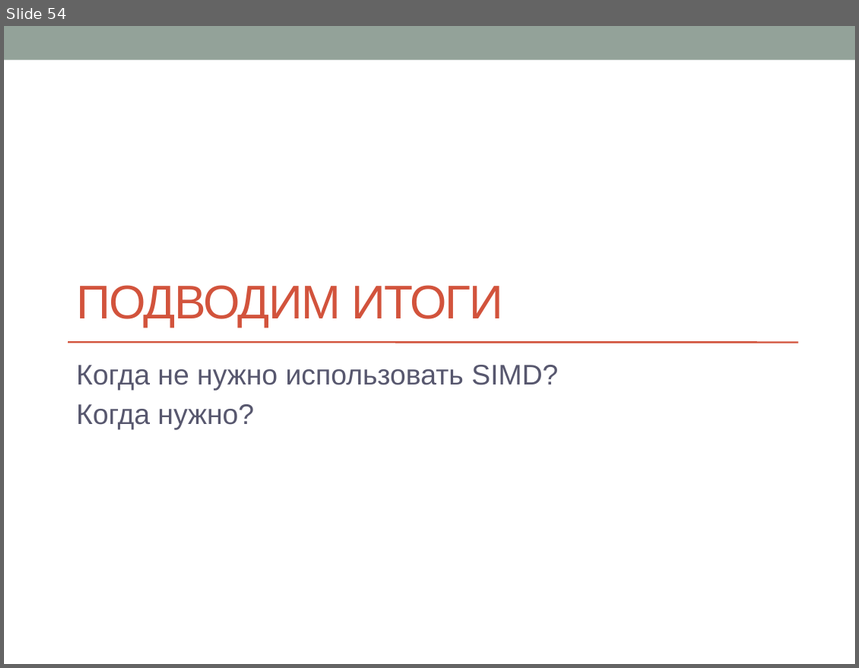
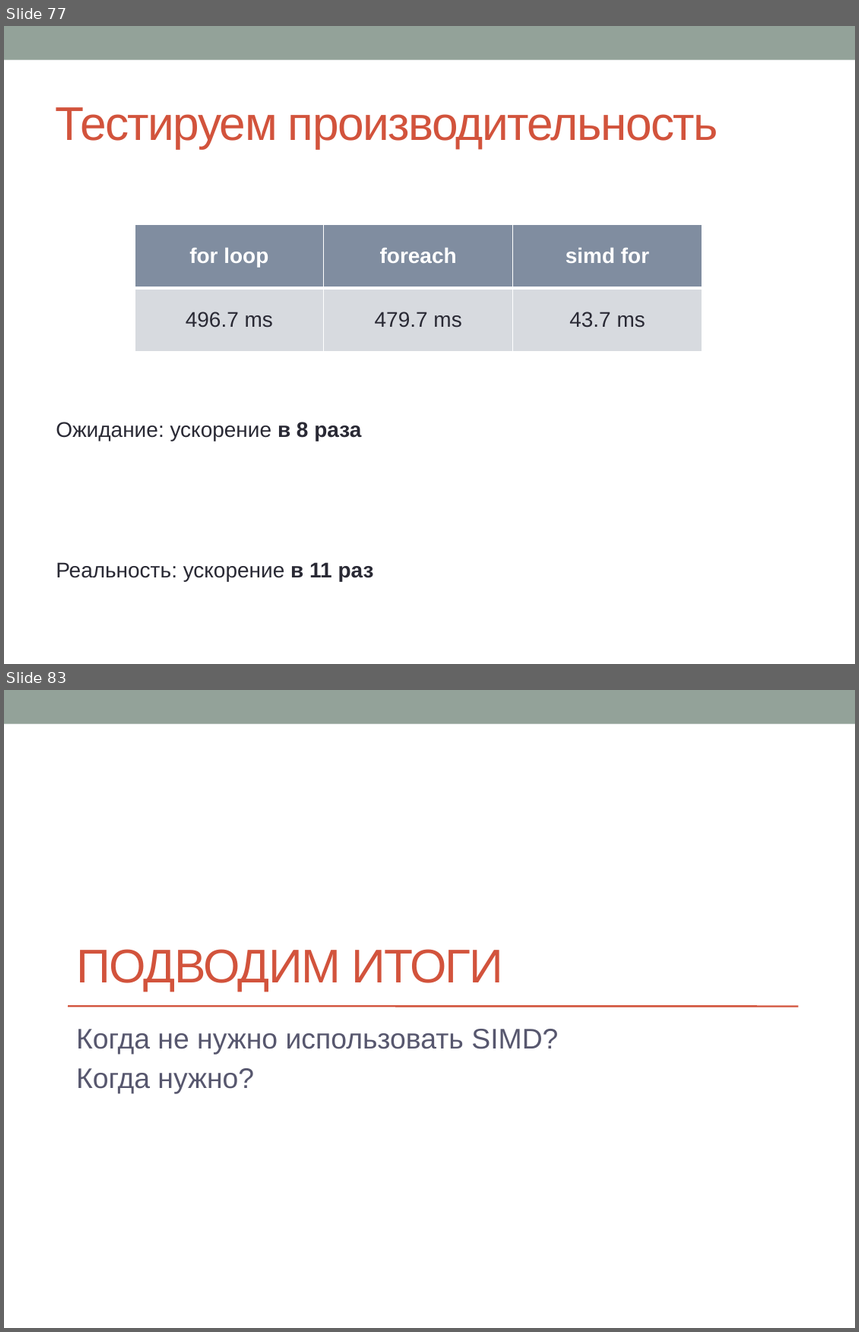
Before and after one commit to sivukhin/SimdLecture, a slide deck: simd_presentation.pptx. Shown one above the other, each under a label of ours: slide 54 before the commit, slides 77 and 83 after it; the slides between them are not shown. The pictures are 859x668 and 859x1332 pixels, drawn with LibreOffice and Linux fonts; fonts in the diff are those of the drawing. Boxes give left, top, right and bottom in pixels: in the first picture for what was removed or moved away, otherwise in the second. Text is boxed around its words. In the diff, an @@ line names an element or a change of style, - is before the commit and + after.

```diff
--- a/simd_presentation.pptx
+++ b/simd_presentation.pptx
@@ slide 77 added at (4, 26, 855, 664), background #FFFFFF; not listed: 1 template element that a slide beside it also shows @@
@@ title added at (55, 107, 718, 149), 40 pt, text #D2533C @@
+Тестируем производительность
@@ table added at (135, 224, 702, 352), 2 rows, 3 columns @@
+for loop | foreach | simd for
+496.7 ms | 479.7 ms | 43.7 ms
@@ text added at (56, 422, 361, 441), 18 pt, text #292934 @@
+Ожидание: ускорение в 8 раза
@@ text added at (56, 563, 374, 582), 18 pt, text #292934 @@
+Реальность: ускорение в 11 раз
@@ what was slide 54 is now slide 83 @@
```
Also in this commit, not shown: 10 slides changed, 31 other slides added, 3 slides removed, 1 other file.
